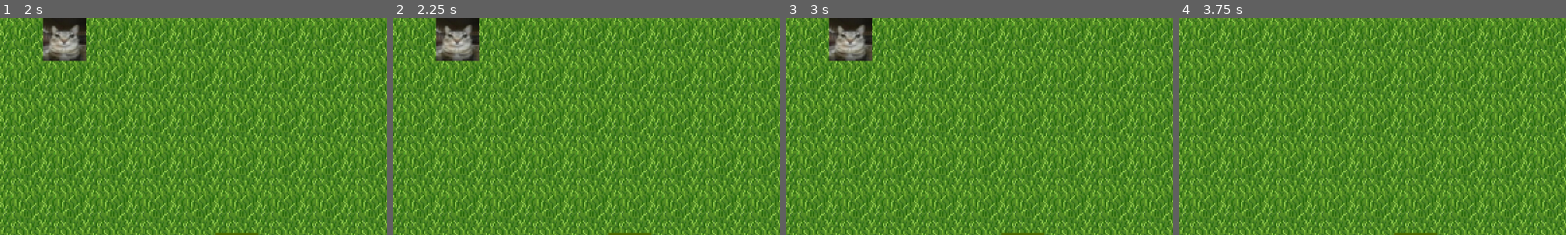
Above: before the commit, frames 1-4 (left to right).
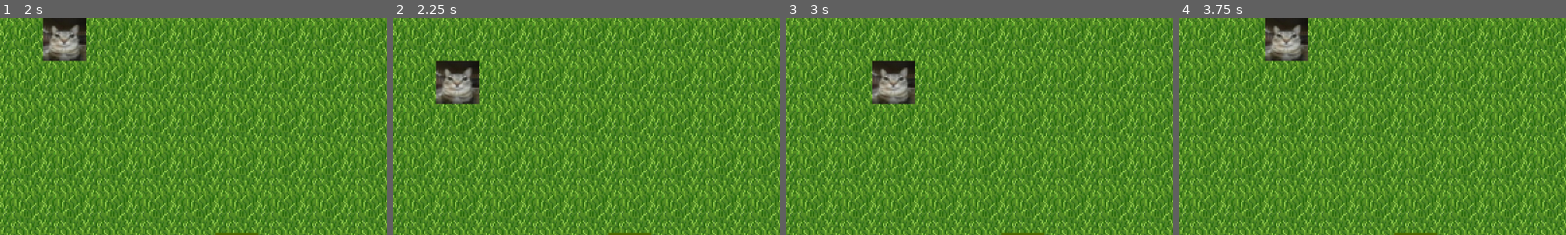
Above: after the commit, the same moments.

Repository: Adrian-Lugowski/Programowanie-gier-komputerowych
Game: Godot game, scene res://menu.tscn
Two runs of this game, one before a commit and one after it. Both use one fixed random seed, a clock stepped at 60 frames per second and the inputs below.
Inputs:
- Up to frame 1 (2 s): click "Rozpocznij grę" at 0.5 s; tap Enter (ui_accept) at 1.25, 1.52, 1.82 s; hold Right (ui_right) from 1.28 s (still down); tap 2 (equip_hammer, bound only after the commit) at 1.35 s; tap 1 (equip_sword, bound only after the commit) at 1.55 s
- Up to frame 2 (2.25 s): tap Enter (ui_accept) at 2 s; release Right (ui_right) at 2.03 s; hold Down (ui_down) from 2.03 s (still down); tap 1 (equip_sword, bound only after the commit) at 2.1 s
- Up to frame 3 (3 s): tap Enter (ui_accept) at 2.27, 2.3, 2.57, 2.75 s; release Down (ui_down) at 2.78 s; hold Right (ui_right) from 2.78 s (still down); hold Enter (ui_accept) from 2.78 s (still down)
- Up to frame 4 (3.75 s): tap 2 (equip_hammer, bound only after the commit) at 3.05, 3.6 s; release Right (ui_right) at 3.53 s; release Enter (ui_accept) at 3.53 s; hold Up (ui_up) from 3.53 s (still down)
The pictures show only the part of the screen within x 0-50%, y 0-50%; the shares and areas given below are measured in that part.

Frame 1 is identical in both runs. In frame 2, 4.5% of the frame differs, in the area x 11-23%, y 0-40%; in frame 3, 4.5%; in frame 4, 2.2%.

Commit message:
added sword and hammer attacks

Diff:
--- a/projekt/projekt/player.gd
+++ b/projekt/projekt/player.gd
@@ -6,33 +6,58 @@
 enum State { IDLE, CHARGING }
 var current_state = State.IDLE
 
+enum Weapon { SWORD, HAMMER }
+var current_weapon = Weapon.SWORD
+
 var charge_beats = 0
 const REQUIRED_BEATS = 3
+var facing_direction = Vector2.RIGHT
+
+var player_xp = 0
+var player_level = 1
+var base_damage = 1
 
 func _ready():
-
 	position = position.snapped(Vector2(TILE_SIZE, TILE_SIZE))
 
 func _process(delta):
+	if Input.is_action_just_pressed("equip_sword"):
+		current_weapon = Weapon.SWORD
+		print("MIECZ")
+	elif Input.is_action_just_pressed("equip_hammer"):
+		current_weapon = Weapon.HAMMER
+		print("MŁOT")
+
+	# Atak młotem
 	if current_state == State.CHARGING and Input.is_action_just_released("ui_accept"):
 		if charge_beats >= REQUIRED_BEATS:
-			print("Atak")
+			print("Atak młotem")
 			var all_enemies = get_tree().get_nodes_in_group("enemies")
 			for enemy in all_enemies:
 				if global_position.distance_to(enemy.global_position) <= TILE_SIZE * 1.5:
 					if enemy.has_method("take_damage"):
-						enemy.take_damage(1)
+						enemy.take_damage(base_damage + 1)
 		else:
 			print("Atak przerwany")
 
 		current_state = State.IDLE
 		charge_beats = 0
+		$Sprite2D.modulate = Color(1, 1, 1)
+
+	# Atak mieczem
+	if current_state == State.IDLE and current_weapon == Weapon.SWORD and Input.is_action_just_pressed("ui_accept"):
+		var attack_pos = global_position + (facing_direction * TILE_SIZE)
+		print("Atak mieczem: ", facing_direction)
+		var all_enemies= get_tree().get_nodes_in_group("enemies")
+		for enemy in all_enemies:
+			if enemy.global_position.distance_to(attack_pos) < 10:
+				if enemy.has_method("take_damage"):
+					enemy.take_damage(base_damage)
 
 	if not can_move or current_state == State.CHARGING:
 		return
 
 	var direction = Vector2.ZERO
-
 	if Input.is_action_just_pressed("ui_right"):
 		direction = Vector2.RIGHT
 	elif Input.is_action_just_pressed("ui_left"):
@@ -43,16 +68,17 @@
 		direction = Vector2.UP
 
 	if direction != Vector2.ZERO:
+		facing_direction = direction
 		position += direction * TILE_SIZE
 		can_move = false
 
 func _on_rhythm_timer_timeout():
-	if Input.is_action_pressed("ui_accept"):
+	if current_weapon == Weapon.HAMMER and Input.is_action_pressed("ui_accept"):
 		current_state = State.CHARGING
 		charge_beats += 1
 		print("Ładowanie: ", charge_beats, "/", REQUIRED_BEATS)
-
+		$Sprite2D.modulate = Color(1, 0, 0)
 		can_move = false
 	else:
 		can_move = true
-		print(".")
+		print("|")
--- a/projekt/projekt/project.godot
+++ b/projekt/projekt/project.godot
@@ -15,6 +15,19 @@
 config/features=PackedStringArray("4.6", "Forward Plus")
 config/icon="res://icon.svg"
 
+[input]
+
+equip_sword={
+"deadzone": 0.2,
+"events": [Object(InputEventKey,"resource_local_to_scene":false,"resource_name":"","device":-1,"window_id":0,"alt_pressed":false,"shift_pressed":false,"ctrl_pressed":false,"meta_pressed":false,"pressed":false,"keycode":0,"physical_keycode":49,"key_label":0,"unicode":49,"location":0,"echo":false,"script":null)
+]
+}
+equip_hammer={
+"deadzone": 0.2,
+"events": [Object(InputEventKey,"resource_local_to_scene":false,"resource_name":"","device":-1,"window_id":0,"alt_pressed":false,"shift_pressed":false,"ctrl_pressed":false,"meta_pressed":false,"pressed":false,"keycode":0,"physical_keycode":50,"key_label":0,"unicode":50,"location":0,"echo":false,"script":null)
+]
+}
+
 [physics]
 
 3d/physics_engine="Jolt Physics"
